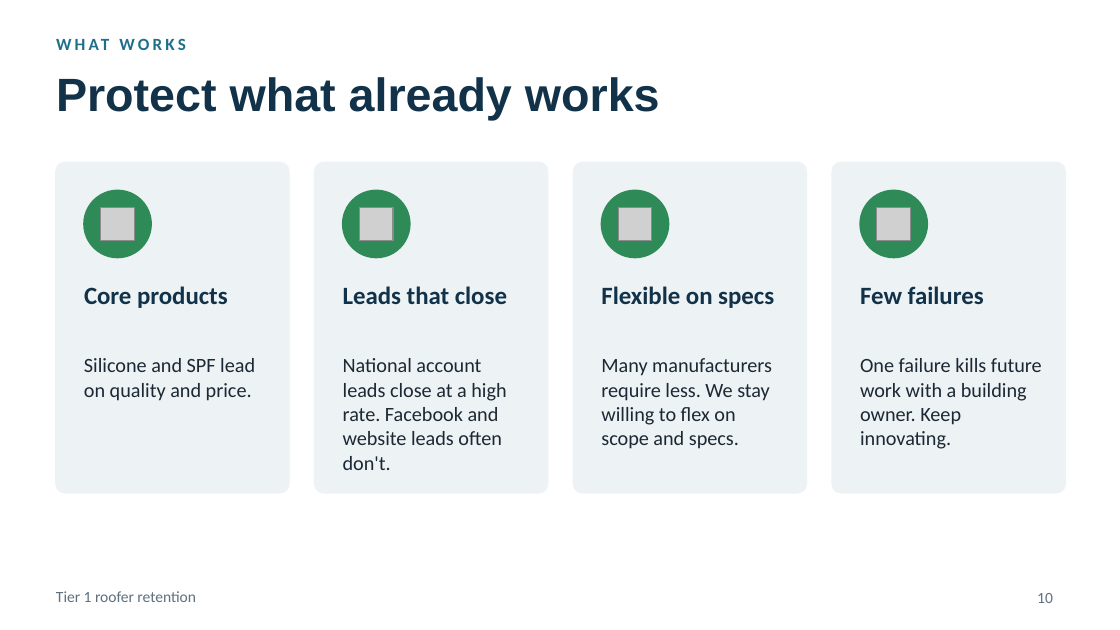
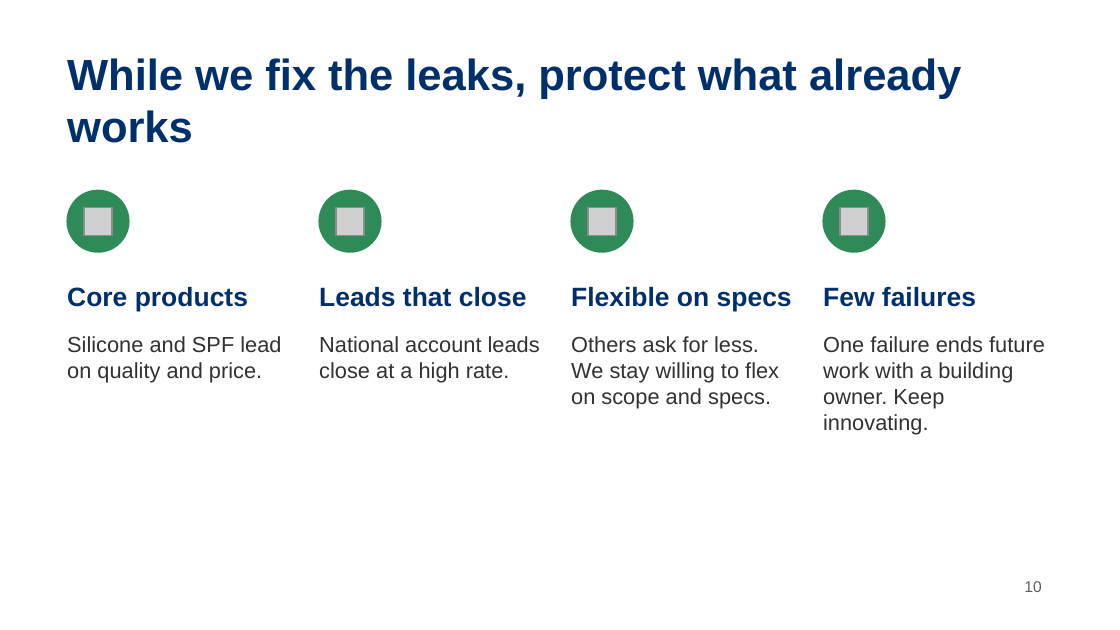
Before and after one commit to morales451/powerpoint, a slide deck: slide 10 of Leaky_Bucket.pptx. Drawn at 1120x630 pixels with LibreOffice and Linux fonts; fonts in the diff are those of the drawing; grey boxes stand for pictures; background and template pictures are left out. Boxes give left, top, right and bottom in pixels: in the first picture for what was removed or moved away, otherwise in the second. Text is boxed around its words. In the diff, an @@ line names an element or a change of style, - is before the commit and + after.

```diff
--- a/Leaky_Bucket.pptx
+++ b/Leaky_Bucket.pptx
@@ text removed at [56,34,1064,67] @@
-WHAT WORKS
@@ title at [67,58,961,143]: text changed; size 30 to 28 pt; text colour #12324A to #00306C @@
-Protect what already works
+While we fix the leaks, protect what already works
@@ rounded rectangle removed at [56,162,289,493] @@
@@ rounded rectangle removed at [315,162,548,493] @@
@@ rounded rectangle removed at [573,162,806,493] @@
@@ rounded rectangle removed at [832,162,1065,493] @@
@@ ellipse: place and size @@
-ellipse at [84,190,151,258]
+ellipse at [67,190,129,252]
@@ picture added at [84,207,112,235] @@
@@ picture removed at [101,207,134,241] @@
@@ ellipse: place and size @@
-ellipse at [343,190,410,258]
+ellipse at [319,190,381,252]
@@ picture added at [336,207,364,235] @@
@@ picture removed at [360,207,393,241] @@
@@ ellipse: place and size @@
-ellipse at [860,190,927,258]
+ellipse at [571,190,633,252]
@@ picture added at [588,207,616,235] @@
@@ picture removed at [618,207,652,241] @@
@@ ellipse: place and size @@
-ellipse at [601,190,669,258]
+ellipse at [823,190,885,252]
@@ picture added at [840,207,868,235] @@
@@ picture removed at [877,207,911,241] @@
@@ text "Core products": place and size @@
-text "Core products" at [84,286,228,308]
+text "Core products" at [67,286,248,312]
@@ text "Leads that close": place and size @@
-text "Leads that close" at [343,286,507,304]
+text "Leads that close" at [319,286,527,307]
@@ text "Flexible on specs": place and size @@
-text "Flexible on specs" at [601,286,774,308]
+text "Flexible on specs" at [571,286,792,312]
@@ size 16 to 17 pt, font Calibri to Arial, text colour #12324A to #00306C in 4 elements at [319,286,527,307], [67,286,248,312], [571,286,792,312], [823,286,976,307] @@
@@ text "Few failures": place and size @@
-text "Few failures" at [860,286,984,304]
+text "Few failures" at [823,286,976,307]
@@ text "Silicone and SPF lead on ...": place and size @@
-text "Silicone and SPF lead on ..." at [84,358,255,401]
+text "Silicone and SPF lead on ..." at [67,336,281,383]
@@ text "Silicone and SPF lead on ..." at [67,336,281,383]: size 13 to 14 pt, font Calibri to Arial, text colour #1C2833 to #333132 @@
@@ text at [319,336,540,383]: text changed; size 13 to 14 pt; font Calibri to Arial; text colour #1C2833 to #333132 @@
-National account leads close at a high rate. Facebook and website leads often don't.
+National account leads close at a high rate.
@@ text at [571,336,779,409]: text changed; size 13 to 14 pt; font Calibri to Arial; text colour #1C2833 to #333132 @@
-Many manufacturers require less. We stay willing to flex on scope and specs.
+Others ask for less. We stay willing to flex on scope and specs.
@@ text at [823,336,1045,435]: text changed; size 13 to 14 pt; font Calibri to Arial; text colour #1C2833 to #333132 @@
-One failure kills future work with a building owner. Keep innovating.
+One failure ends future work with a building owner. Keep innovating.
@@ text removed at [56,591,196,602] @@
-Tier 1 roofer retention
@@ page number: place and size @@
-page number at [1037,593,1053,603]
+page number at [1024,581,1041,592]
@@ page number at [1024,581,1041,592]: font Calibri to Arial, text colour #5E7080 to #5F5D5E @@
```
Also in this commit, not shown: 7 other slides changed, 5 slides added, 4 slides removed, 5 other files.
